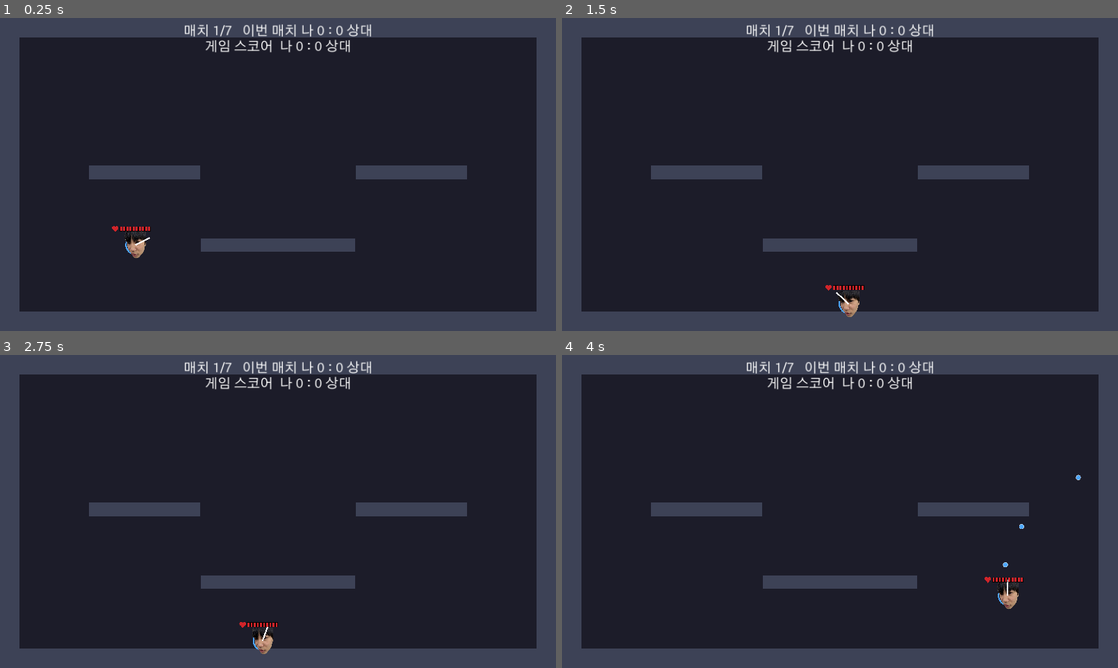
Above: before the commit, frames 1-4 (two rows, left to right).
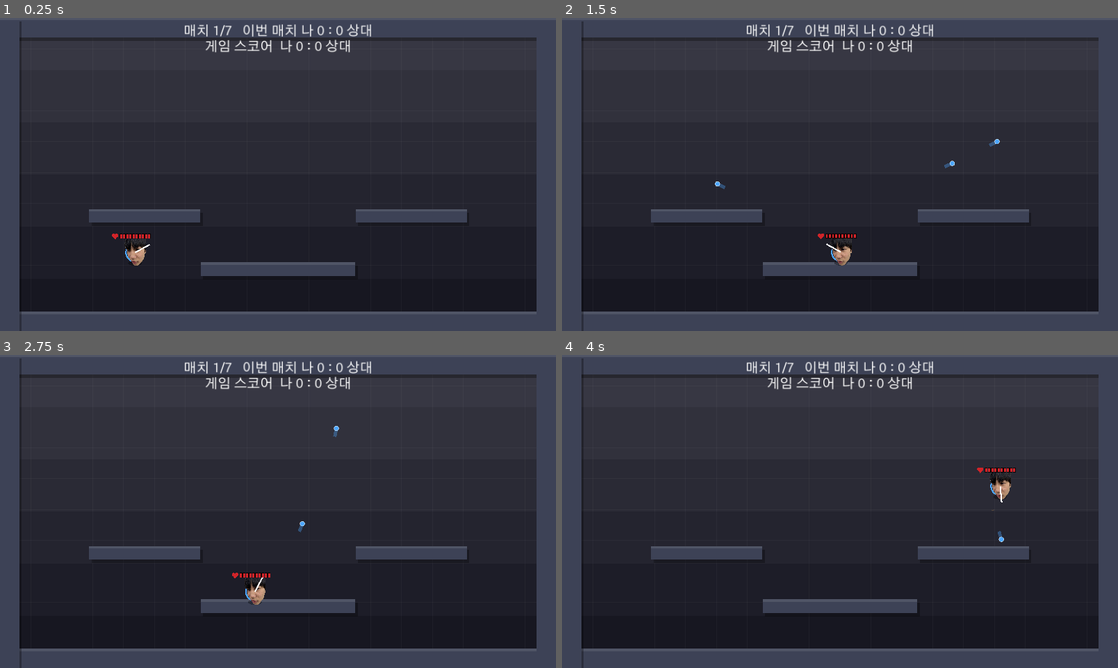
Above: after the commit, the same moments.

Repository: enrode63/-BROTATO
Game: Godot game, scene res://scenes/arena.tscn
The game is run twice, just before and just after one commit, with the same random seed, the same clock (stepped at 60 frames per second) and the same inputs. This scene is started directly instead of the project's main scene.
Inputs (mouse positions are in pixels of both pictures, inside the frame that each line leads up to):
- Up to frame 1 (0.25 s): no input
- Up to frame 2 (1.5 s): move the mouse to (962, 158) at 0.52 s; press the mouse at (962, 158) at 0.53 s; hold D (p1_right) from 0.53 s (still down); tap Space (p1_jump) at 0.77 s; move the mouse to (728, 190) at 1.27 s; release the mouse at (728, 190) at 1.28 s; click (728, 190) at 1.35 s
- Up to frame 3 (2.75 s): tap Space (p1_jump) at 1.52 s; move the mouse to (333, 442) at 2.02 s; release D (p1_right) at 2.03 s; press the mouse at (333, 442) at 2.03 s; hold A (p1_left) from 2.03 s (still down)
- Up to frame 4 (4 s): move the mouse to (812, 574) at 2.77 s; release A (p1_left) at 2.78 s; release the mouse at (812, 574) at 2.78 s; hold D (p1_right) from 2.78 s (still down); click (812, 574) at 2.85 s; tap Space (p1_jump) at 3.02, 3.77 s; move the mouse to (1006, 558) at 3.52 s; press the mouse at (1006, 558) at 3.53 s

The runs differ from the first frame. In frame 1, 15% of the frame differs, in the area x 3-97%, y 1-100%; in frame 2, 15%; in frame 3, 15%; in frame 4, 15%.

Commit message:
rounds: WIN/LOSE banners, card icons+border, fixable jump, juice pass
- 승패 배너를 "매치 승리!" 등 대신 큼직한 WIN/LOSE(+ 작은 부연설명)로 단순화
- card_icon.gd: 카드 13종 각각을 상징하는 벡터 아이콘 추가(이미지 편집
  도구가 없어 draw_* 로 직접 그림). 카드 버튼에 뚜렷한 테두리/둥근 모서리 입힘
- 점프 물리 재계산: 기존 발판은 점프 최대 높이(~112px)보다 훨씬 높이
  있어 도달 불가능한 버그였음. 점프력 상향(-640, 중력 1400 → 최대 ~146px)
  + 발판을 바닥→중앙 발판(102px)→양옆 발판(중앙에서 110px) 순으로 재배치
- 맵이 단색이라 배경에 은은한 그라데이션 밴드 + 옅은 격자 추가, 발판에
  그림자/하이라이트 띠로 입체감
- 총알에 팀 색 잔상 트레일 추가
- 캐릭터 피격 시 화면 흔들림(shake) 추가

Co-Authored-By: Claude Opus 4.8 <noreply@anthropic.com>

Diff:
--- a/rounds/scripts/arena.gd
+++ b/rounds/scripts/arena.gd
@@ -31,8 +31,15 @@
 
 var _ui_layer: CanvasLayer
 var _score_label: Label
+var _banner_container: CenterContainer
 var _banner: Label
+var _banner_sub: Label
 var _card_screen: CardSelect = null
+
+# --- 화면 흔들림 ---
+var _shake_time: float = 0.0
+var _shake_duration: float = 0.0
+var _shake_strength: float = 0.0
 
 
 func _ready() -> void:
@@ -47,6 +54,7 @@
 
 	if _local_player:
 		_local_player.died.connect(_on_local_died)
+		_local_player.took_damage.connect(_on_local_took_damage)
 
 	# 내 캐릭터를 상대에게 알리고, 상대 캐릭터를 받는다.
 	if Net.active:
@@ -58,8 +66,52 @@
 	_update_score_label()
 
 
+func _process(delta: float) -> void:
+	if _shake_time <= 0.0:
+		return
+	_shake_time = maxf(_shake_time - delta, 0.0)
+	var frac := _shake_time / _shake_duration if _shake_duration > 0.0 else 0.0
+	var s := _shake_strength * frac
+	position = Vector2(randf_range(-s, s), randf_range(-s, s))
+	if _shake_time <= 0.0:
+		position = Vector2.ZERO
+
+
+## 화면을 잠깐 흔든다(피격 등 임팩트 연출용). strength=최대 흔들림 픽셀, duration=지속 시간(초).
+func shake(strength: float, duration: float) -> void:
+	_shake_strength = strength
+	_shake_duration = duration
+	_shake_time = duration
+
+
+func _on_local_took_damage(amount: int) -> void:
+	shake(minf(4.0 + amount * 0.15, 14.0), 0.25)
+
+
 func _draw() -> void:
-	draw_rect(Rect2(Vector2.ZERO, ARENA_SIZE), BG_COLOR)
+	_draw_background()
+
+
+## 단색이라 밋밋했던 배경에 은은한 명암 그라데이션 + 아주 옅은 격자를 얹는다.
+func _draw_background() -> void:
+	var bands := 6
+	var top_col := BG_COLOR.lightened(0.12)
+	var bottom_col := BG_COLOR.darkened(0.18)
+	var band_h := ARENA_SIZE.y / float(bands)
+	for i in bands:
+		var t := float(i) / float(bands - 1)
+		var col := top_col.lerp(bottom_col, t)
+		draw_rect(Rect2(0, band_h * i, ARENA_SIZE.x, band_h + 1.0), col)
+
+	var grid_col := Color(1, 1, 1, 0.035)
+	var x := 0.0
+	while x <= ARENA_SIZE.x:
+		draw_line(Vector2(x, 0), Vector2(x, ARENA_SIZE.y), grid_col, 1.0)
+		x += 64.0
+	var y := 0.0
+	while y <= ARENA_SIZE.y:
+		draw_line(Vector2(0, y), Vector2(ARENA_SIZE.x, y), grid_col, 1.0)
+		y += 64.0
 
 
 # --- 플레이어 배치 ---
@@ -165,7 +217,7 @@
 		return
 
 	_update_score_label()
-	_show_banner(("이겼다!" if i_won else "졌다...") + "\n이번 매치 " + str(my_round_wins) + " : " + str(opp_round_wins))
+	_show_banner("WIN" if i_won else "LOSE", "이번 매치 " + str(my_round_wins) + " : " + str(opp_round_wins))
 	await get_tree().create_timer(1.2).timeout
 	_next_round_in_match()
 
@@ -180,16 +232,16 @@
 
 	if my_match_score >= MATCH_WIN_SCORE or opp_match_score >= MATCH_WIN_SCORE or match_num >= MAX_MATCHES:
 		_game_over = true
-		var msg := "무승부"
+		var msg := "DRAW"
 		if my_match_score > opp_match_score:
-			msg = "최종 승리!"
+			msg = "WIN"
 		elif opp_match_score > my_match_score:
-			msg = "패배..."
-		_show_banner(msg + "\n(매치 스코어 " + str(my_match_score) + " : " + str(opp_match_score) + ")")
+			msg = "LOSE"
+		_show_banner(msg, "매치 스코어 " + str(my_match_score) + " : " + str(opp_match_score))
 		return
 
 	if did_i_win_match and Net.active:
-		_show_banner("매치 승리!\n상대가 카드를 고르는 중...")
+		_show_banner("WIN", "상대가 카드를 고르는 중...")
 	else:
 		_show_card_select()
 
@@ -284,13 +336,26 @@
 	_score_label.offset_top = 12.0
 	layer.add_child(_score_label)
 
+	_banner_container = CenterContainer.new()
+	_banner_container.set_anchors_preset(Control.PRESET_FULL_RECT)
+	_banner_container.mouse_filter = Control.MOUSE_FILTER_IGNORE
+	_banner_container.visible = false
+	layer.add_child(_banner_container)
+
+	var banner_vb := VBoxContainer.new()
+	banner_vb.alignment = BoxContainer.ALIGNMENT_CENTER
+	banner_vb.add_theme_constant_override("separation", 8)
+	_banner_container.add_child(banner_vb)
+
 	_banner = Label.new()
-	_banner.add_theme_font_size_override("font_size", 42)
+	_banner.add_theme_font_size_override("font_size", 60)
 	_banner.horizontal_alignment = HORIZONTAL_ALIGNMENT_CENTER
-	_banner.vertical_alignment = VERTICAL_ALIGNMENT_CENTER
-	_banner.set_anchors_preset(Control.PRESET_FULL_RECT)
-	_banner.visible = false
-	layer.add_child(_banner)
+	banner_vb.add_child(_banner)
+
+	_banner_sub = Label.new()
+	_banner_sub.add_theme_font_size_override("font_size", 22)
+	_banner_sub.horizontal_alignment = HORIZONTAL_ALIGNMENT_CENTER
+	banner_vb.add_child(_banner_sub)
 
 
 func _update_score_label() -> void:
@@ -301,15 +366,20 @@
 		)
 
 
-func _show_banner(text: String) -> void:
+## main: 큼직하게 표시할 결과(WIN/LOSE 등). sub: 그 아래 작은 부연 설명(선택).
+func _show_banner(main: String, sub: String = "") -> void:
 	if _banner:
-		_banner.text = text
-		_banner.visible = true
+		_banner.text = main
+	if _banner_sub:
+		_banner_sub.text = sub
+		_banner_sub.visible = sub != ""
+	if _banner_container:
+		_banner_container.visible = true
 
 
 func _hide_banner() -> void:
-	if _banner:
-		_banner.visible = false
+	if _banner_container:
+		_banner_container.visible = false
 
 
 # --- 무대 만들기 ---
@@ -322,10 +392,12 @@
 	_make_solid(Vector2(w - WALL / 2, h / 2), Vector2(WALL, h), "x")   # 오른쪽
 
 
+## 발판 높이는 실제 점프 물리(최대 상승 높이 ≈ 146px)로 닿을 수 있게 배치한다.
+## 가운데 발판은 바닥에서 바로, 양옆 위쪽 발판은 가운데 발판을 밟고 올라가는 구조.
 func _build_platforms() -> void:
-	_make_solid(Vector2(576, 470), Vector2(320, 28), "y")
-	_make_solid(Vector2(300, 320), Vector2(230, 28), "y")
-	_make_solid(Vector2(852, 320), Vector2(230, 28), "y")
+	_make_solid(Vector2(576, 520), Vector2(320, 28), "y")
+	_make_solid(Vector2(300, 410), Vector2(230, 28), "y")
+	_make_solid(Vector2(852, 410), Vector2(230, 28), "y")
 
 
 ## axis="x": 좌우로 튕겨야 하는 세로 벽 / axis="y": 위아래로 튕겨야 하는 가로면(바닥/발판).
@@ -344,14 +416,33 @@
 	body.add_child(shape)
 
 	var half := size / 2.0
-	var poly := Polygon2D.new()
-	poly.polygon = PackedVector2Array([
+	var rect_pts := PackedVector2Array([
 		Vector2(-half.x, -half.y),
 		Vector2(half.x, -half.y),
 		Vector2(half.x, half.y),
 		Vector2(-half.x, half.y),
 	])
+
+	# 그림자(살짝 어긋난 어두운 사각형 - 단색 배경에 입체감을 준다)
+	var shadow := Polygon2D.new()
+	shadow.polygon = rect_pts
+	shadow.color = Color(0, 0, 0, 0.30)
+	shadow.position = Vector2(5, 7)
+	body.add_child(shadow)
+
+	var poly := Polygon2D.new()
+	poly.polygon = rect_pts
 	poly.color = SOLID_COLOR
 	body.add_child(poly)
 
+	# 위쪽 밝은 하이라이트 띠(빛 받는 느낌)
+	var hh := minf(half.y, 5.0)
+	var highlight := Polygon2D.new()
+	highlight.polygon = PackedVector2Array([
+		Vector2(-half.x, -half.y), Vector2(half.x, -half.y),
+		Vector2(half.x, -half.y + hh), Vector2(-half.x, -half.y + hh),
+	])
+	highlight.color = Color(1, 1, 1, 0.10)
+	body.add_child(highlight)
+
 	add_child(body)
--- a/rounds/scripts/bullet.gd
+++ b/rounds/scripts/bullet.gd
@@ -40,6 +40,9 @@
 func _draw() -> void:
 	# 팀(쏜 사람) 색으로 그려서 서로 헷갈리지 않게 한다.
 	var col: Color = shooter.color if shooter else Color(1.0, 0.9, 0.35)
+	# 날아온 방향 반대쪽으로 살짝 늘어지는 잔상(트레일)
+	var tail := -direction * _radius * 3.5
+	draw_line(Vector2.ZERO, tail, Color(col, 0.35), _radius * 1.4)
 	draw_circle(Vector2.ZERO, _radius, col)
 	draw_arc(Vector2.ZERO, _radius, 0.0, TAU, 12, Color(1, 1, 1, 0.55), 1.2)
 
--- /dev/null
+++ b/rounds/scripts/card_icon.gd
@@ -0,0 +1,151 @@
+class_name CardIcon
+extends Control
+## 카드 선택 화면에 쓰는 능력별 아이콘. 실제 이미지 대신 능력을 상징하는
+## 모양을 코드로 그린다(이 환경에 이미지 편집 도구가 없어 벡터로 대체).
+
+var card_id: String = ""
+
+
+func setup(id: String) -> void:
+	card_id = id
+	custom_minimum_size = Vector2(70, 70)
+	queue_redraw()
+
+
+func _draw() -> void:
+	var c := size / 2.0
+	match card_id:
+		"boom":
+			_boom(c)
+		"fast_ball":
+			_fast_ball(c)
+		"cold_bullets":
+			_cold_bullets(c)
+		"big_bullet":
+			_big_bullet(c)
+		"ricochet":
+			_ricochet(c)
+		"stun_gun":
+			_stun_gun(c)
+		"buck_shot":
+			_buck_shot(c)
+		"sniper":
+			_sniper(c)
+		"glass_cannon":
+			_glass_cannon(c)
+		"tank":
+			_tank(c)
+		"berserker":
+			_berserker(c)
+		"speeeeed":
+			_speeeeed(c)
+		"extra_jump":
+			_extra_jump(c)
+		_:
+			draw_circle(c, 20.0, Color.WHITE)
+
+
+func _boom(c: Vector2) -> void:
+	draw_circle(c, 22.0, Color(1.0, 0.55, 0.15))
+	draw_circle(c, 13.0, Color(1.0, 0.85, 0.3))
+	for i in 8:
+		var dir := Vector2.RIGHT.rotated(TAU * i / 8.0)
+		draw_line(c + dir * 18.0, c + dir * 30.0, Color(1.0, 0.55, 0.15), 4.0)
+
+
+func _fast_ball(c: Vector2) -> void:
+	var col := Color(1.0, 0.9, 0.4)
+	draw_circle(c + Vector2(8, 0), 9.0, col)
+	for i in 3:
+		var x := -8.0 - i * 9.0
+		draw_line(c + Vector2(x, 0), c + Vector2(x + 7.0, 0), Color(col, 1.0 - i * 0.28), 3.0)
+
+
+func _cold_bullets(c: Vector2) -> void:
+	var col := Color(0.55, 0.85, 1.0)
+	for i in 3:
+		var dir := Vector2.RIGHT.rotated(PI / 3.0 * i)
+		draw_line(c - dir * 20.0, c + dir * 20.0, col, 3.0)
+
+
+func _big_bullet(c: Vector2) -> void:
+	draw_circle(c, 24.0, Color(1.0, 0.9, 0.4))
+	draw_arc(c, 24.0, 0.0, TAU, 24, Color(1, 1, 1, 0.6), 2.0)
+
+
+func _ricochet(c: Vector2) -> void:
+	var col := Color(0.6, 1.0, 0.6)
+	draw_line(c + Vector2(-22, -14), c + Vector2(0, 10), col, 4.0)
+	draw_line(c + Vector2(0, 10), c + Vector2(22, -14), col, 4.0)
+	draw_line(c + Vector2(22, -14), c + Vector2(11, -14), col, 4.0)
+	draw_line(c + Vector2(22, -14), c + Vector2(19, -3), col, 4.0)
+
+
+func _stun_gun(c: Vector2) -> void:
+	var col := Color(1.0, 0.9, 0.2)
+	var pts := PackedVector2Array([
+		c + Vector2(2, -24), c + Vector2(-10, 2), c + Vector2(2, 2),
+		c + Vector2(-4, 24), c + Vector2(14, -4), c + Vector2(2, -4),
+	])
+	draw_polygon(pts, PackedColorArray([col]))
+
+
+func _buck_shot(c: Vector2) -> void:
+	var col := Color(0.9, 0.75, 0.35)
+	for i in 5:
+		var t := (float(i) / 4.0) - 0.5
+		var dir := Vector2.RIGHT.rotated(deg_to_rad(30.0) * t)
+		draw_line(c, c + dir * 22.0, Color(col, 0.55), 2.0)
+		draw_circle(c + dir * 22.0, 4.0, col)
+
+
+func _sniper(c: Vector2) -> void:
+	var col := Color(0.85, 0.3, 0.3)
+	draw_arc(c, 22.0, 0.0, TAU, 32, col, 2.5)
+	draw_line(c + Vector2(-26, 0), c + Vector2(26, 0), col, 2.0)
+	draw_line(c + Vector2(0, -26), c + Vector2(0, 26), col, 2.0)
+	draw_circle(c, 3.0, col)
+
+
+func _glass_cannon(c: Vector2) -> void:
+	var col := Color(0.75, 0.85, 1.0, 0.9)
+	var pts := PackedVector2Array([
+		c + Vector2(0, -24), c + Vector2(16, 6), c + Vector2(0, 24), c + Vector2(-16, 6),
+	])
+	draw_polygon(pts, PackedColorArray([col]))
+	draw_line(c + Vector2(0, -24), c + Vector2(-3, 4), Color(0.25, 0.25, 0.35), 2.0)
+	draw_line(c + Vector2(-3, 4), c + Vector2(6, 0), Color(0.25, 0.25, 0.35), 2.0)
+
+
+func _tank(c: Vector2) -> void:
+	var col := Color(0.4, 0.75, 0.45)
+	var pts := PackedVector2Array([
+		c + Vector2(0, -24), c + Vector2(20, -14), c + Vector2(20, 8),
+		c + Vector2(0, 24), c + Vector2(-20, 8), c + Vector2(-20, -14),
+	])
+	draw_polygon(pts, PackedColorArray([col]))
+
+
+func _berserker(c: Vector2) -> void:
+	var col := Color(0.85, 0.15, 0.15)
+	draw_circle(c, 20.0, Color(0.2, 0.2, 0.2))
+	draw_line(c + Vector2(-11, -7), c + Vector2(-3, -2), col, 3.0)
+	draw_line(c + Vector2(11, -7), c + Vector2(3, -2), col, 3.0)
+	draw_line(c + Vector2(-8, 10), c + Vector2(8, 10), col, 3.0)
+
+
+func _speeeeed(c: Vector2) -> void:
+	var col := Color(0.95, 0.85, 0.3)
+	for i in 3:
+		var y := -12.0 + i * 12.0
+		draw_line(c + Vector2(-22, y), c + Vector2(6, y), col, 3.0)
+	var pts := PackedVector2Array([c + Vector2(6, -16), c + Vector2(22, 0), c + Vector2(6, 16)])
+	draw_polygon(pts, PackedColorArray([col]))
+
+
+func _extra_jump(c: Vector2) -> void:
+	var col := Color(0.6, 0.85, 1.0)
+	var pts := PackedVector2Array([c + Vector2(-12, 4), c + Vector2(0, -16), c + Vector2(12, 4)])
+	draw_polygon(pts, PackedColorArray([col]))
+	draw_line(c + Vector2(-8, 10), c + Vector2(8, 10), col, 3.0)
+	draw_line(c + Vector2(-8, 20), c + Vector2(8, 20), Color(col, 0.5), 3.0)
--- a/rounds/scripts/card_select.gd
+++ b/rounds/scripts/card_select.gd
@@ -36,7 +36,7 @@
 	vb.add_child(top_spacer)
 
 	var title := Label.new()
-	title.text = "매치 패배 — 능력치 카드 선택"
+	title.text = "LOSE  —  카드 선택"
 	title.horizontal_alignment = HORIZONTAL_ALIGNMENT_CENTER
 	title.add_theme_font_size_override("font_size", 26)
 	vb.add_child(title)
@@ -52,19 +52,28 @@
 
 func _make_card_button(c: Dictionary) -> Button:
 	var btn := Button.new()
-	btn.custom_minimum_size = Vector2(200, 260)
+	btn.custom_minimum_size = Vector2(200, 300)
 	btn.pressed.connect(func(): card_chosen.emit(c["id"]))
+	_style_card_button(btn)
 
 	var inner := VBoxContainer.new()
 	inner.set_anchors_preset(Control.PRESET_FULL_RECT)
-	inner.add_theme_constant_override("separation", 12)
+	inner.add_theme_constant_override("separation", 10)
 	inner.mouse_filter = Control.MOUSE_FILTER_IGNORE
 	btn.add_child(inner)
 
 	var top_pad := Control.new()
-	top_pad.custom_minimum_size = Vector2(0, 20)
+	top_pad.custom_minimum_size = Vector2(0, 14)
 	top_pad.mouse_filter = Control.MOUSE_FILTER_IGNORE
 	inner.add_child(top_pad)
+
+	var icon_center := CenterContainer.new()
+	icon_center.mouse_filter = Control.MOUSE_FILTER_IGNORE
+	var icon := CardIcon.new()
+	icon.setup(c["id"])
+	icon.mouse_filter = Control.MOUSE_FILTER_IGNORE
+	icon_center.add_child(icon)
+	inner.add_child(icon_center)
 
 	var name_l := Label.new()
 	name_l.text = c["name"]
@@ -82,3 +91,28 @@
 	inner.add_child(desc_l)
 
 	return btn
+
+
+## 카드가 밋밋해 보이지 않도록 뚜렷한 테두리 + 둥근 모서리를 입힌다.
+func _style_card_button(btn: Button) -> void:
+	var normal := StyleBoxFlat.new()
+	normal.bg_color = Color(0.13, 0.14, 0.20)
+	normal.border_color = Color(0.55, 0.62, 0.85)
+	normal.set_border_width_all(3)
+	normal.set_corner_radius_all(10)
+	normal.content_margin_left = 8.0
+	normal.content_margin_right = 8.0
+	normal.content_margin_top = 8.0
+	normal.content_margin_bottom = 8.0
+
+	var hover: StyleBoxFlat = normal.duplicate()
+	hover.bg_color = Color(0.18, 0.20, 0.28)
+	hover.border_color = Color(0.85, 0.9, 1.0)
+
+	var pressed: StyleBoxFlat = normal.duplicate()
+	pressed.bg_color = Color(0.10, 0.11, 0.16)
+
+	btn.add_theme_stylebox_override("normal", normal)
+	btn.add_theme_stylebox_override("hover", hover)
+	btn.add_theme_stylebox_override("pressed", pressed)
+	btn.add_theme_stylebox_override("focus", hover)
--- a/rounds/scripts/player.gd
+++ b/rounds/scripts/player.gd
@@ -6,10 +6,11 @@
 ##  - is_local=false : 상대(원격) 인형. 네트워크로 받은 위치/조준/체력으로 표시.
 
 signal died
+signal took_damage(amount: int)
 
 const RADIUS := 16.0
-const GRAVITY := 1500.0
-const JUMP_VELOCITY := -580.0
+const GRAVITY := 1400.0
+const JUMP_VELOCITY := -640.0
 const FIRE_COOLDOWN := 0.18
 const NET_SEND_HZ := 20.0
 const LERP_SPEED := 15.0
@@ -91,6 +92,7 @@
 
 
 func _draw() -> void:
+	_draw_shadow()
 	var dim := 1.0 if alive else 0.3
 	# 팀(1P 파랑 / 2P 빨강) 구분용 발밑 링
 	draw_arc(Vector2.ZERO, RADIUS + 3.0, 0.0, TAU, 28, Color(color, dim), 3.0)
@@ -126,6 +128,18 @@
 		var col := HP_RED if i < filled else HP_EMPTY
 		draw_rect(Rect2(seg_x, y, HP_SEG_W, HP_SEG_H), col)
 		draw_rect(Rect2(seg_x, y, HP_SEG_W, HP_SEG_H), Color(0, 0, 0, 0.9), false, 1.0)
+
+
+## 발밑에 깔리는 단순한 접지 그림자(실제 바닥면 판정 없이 캐릭터 기준 고정 오프셋).
+func _draw_shadow() -> void:
+	var pts := PackedVector2Array()
+	var rx := RADIUS * 0.9
+	var ry := RADIUS * 0.35
+	var n := 16
+	for i in n:
+		var a := TAU * i / n
+		pts.append(Vector2(cos(a) * rx, RADIUS + 6.0 + sin(a) * ry))
+	draw_polygon(pts, PackedColorArray([Color(0, 0, 0, 0.35)]))
 
 
 func _draw_heart(center: Vector2, r: float) -> void:
@@ -317,6 +331,7 @@
 	if not is_local or not alive or not active:
 		return
 	health = maxi(health - amount, 0)
+	took_damage.emit(amount)
 	if health == 0:
 		alive = false
 		died.emit()
